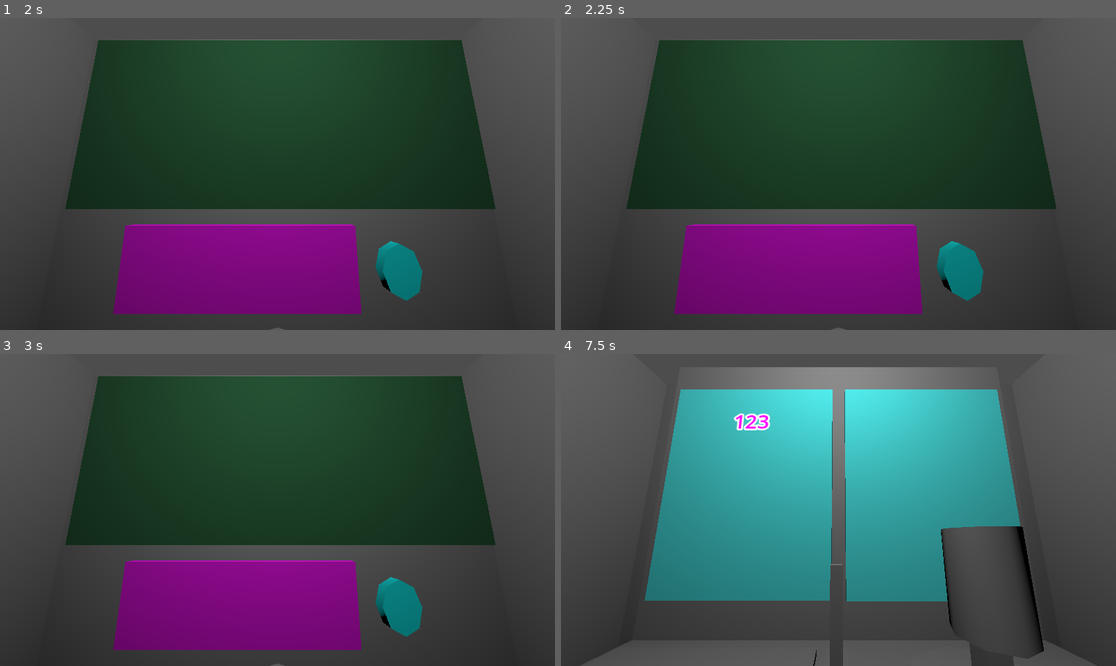
Above: before the commit, frames 1-4 (two rows, left to right).
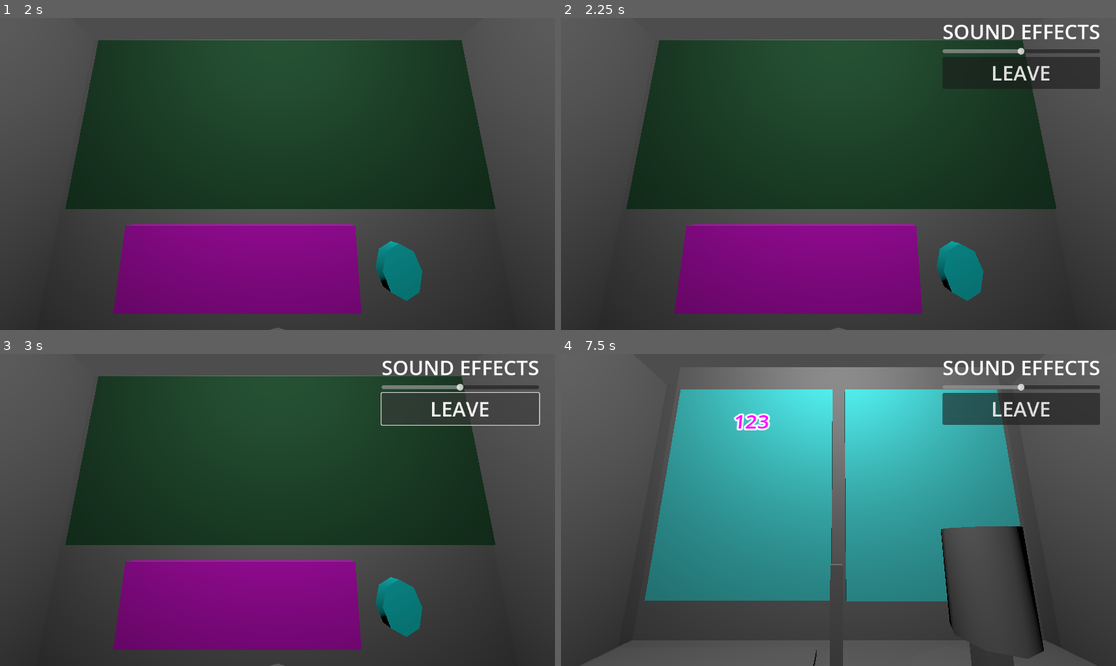
Above: after the commit, the same moments.

Repository: YamatoDev/L-Week-Project-2025
Game: Godot game, scene res://scenes/room.tscn
The game is run twice, just before and just after one commit, with the same random seed, the same clock (stepped at 60 frames per second) and the same inputs. Before the commit the project starts from res://room.tscn.
Inputs (mouse positions are in pixels of both pictures, inside the frame that each line leads up to):
- Up to frame 1 (2 s): click "START" at 0.5 s; click "START" at 1.25 s
- Up to frame 2 (2.25 s): tap Enter at 2 s; move the mouse to (960, 158) at 2.02 s; hold Backspace (toggle_sound, bound only after the commit) from 2.03 s (still down); click (960, 158) at 2.17 s
- Up to frame 3 (3 s): release Backspace (toggle_sound, bound only after the commit) at 2.75 s; click (460, 410) at 2.75 s, where only the run after the commit has a clickable "LEAVE"
- Up to frame 4 (7.5 s): click (1021, 410) at 3.5 s, where only the run after the commit has a clickable "LEAVE"; click (1021, 410) at 4.25 s, where only the run after the commit has a clickable "LEAVE"; tap Space at 5, 6.5 s; drag from (727, 525) to (810, 572) at 5.02 s; tap Enter at 5.75, 7.25 s; move the mouse to (894, 441) at 5.77 s; hold Backspace (toggle_sound, bound only after the commit) 5.78-6.5 s; click (894, 441) at 5.92 s; drag from (810, 572) to (672, 463) at 6.52 s; move the mouse to (1005, 556) at 7.27 s; hold Tab (change_cam) from 7.28 s (still down); click (1005, 556) at 7.42 s

Frame 1 is identical in both runs. In frame 2, 2.5% of the frame differs, in the area x 68-98%, y 2-23%; in frame 3, 1.4%; in frame 4, 3.8%.

Commit message:
added audio toggle

Diff:
--- /dev/null
+++ b/default_bus_layout.tres
@@ -0,0 +1,9 @@
+[gd_resource type="AudioBusLayout" format=3 uid="uid://dkwx535aoewuw"]
+
+[resource]
+bus/1/name = &"sfx"
+bus/1/solo = false
+bus/1/mute = false
+bus/1/bypass_fx = false
+bus/1/volume_db = 0.0
+bus/1/send = &"Master"
--- /dev/null
+++ b/placeholders/audio_panel.tscn
@@ -0,0 +1,82 @@
+[gd_scene load_steps=3 format=3 uid="uid://congokxv5sgu5"]
+
+[ext_resource type="Script" path="res://scripts/volume_slider.gd" id="1_0or1g"]
+[ext_resource type="Script" path="res://placeholders/audio_panel.gd" id="1_vfd8s"]
+
+[node name="AudioPanel" type="Panel"]
+anchors_preset = 15
+anchor_right = 1.0
+anchor_bottom = 1.0
+offset_right = -689.0
+offset_bottom = -459.0
+grow_horizontal = 2
+grow_vertical = 2
+script = ExtResource("1_vfd8s")
+
+[node name="VBoxContainer2" type="VBoxContainer" parent="."]
+layout_mode = 1
+anchors_preset = 8
+anchor_left = 0.5
+anchor_top = 0.5
+anchor_right = 0.5
+anchor_bottom = 0.5
+offset_left = -219.0
+offset_top = -82.0
+offset_right = 218.0
+offset_bottom = 79.0
+grow_horizontal = 2
+grow_vertical = 2
+
+[node name="MasterLabel" type="Label" parent="VBoxContainer2"]
+visible = false
+layout_mode = 2
+theme_override_font_sizes/font_size = 42
+text = "MASTER"
+horizontal_alignment = 1
+
+[node name="MasterSlider" type="HSlider" parent="VBoxContainer2"]
+visible = false
+layout_mode = 2
+min_value = 0.001
+max_value = 2.0
+step = 0.1
+value = 0.001
+script = ExtResource("1_0or1g")
+bus_name = "Master"
+
+[node name="BGMLabel" type="Label" parent="VBoxContainer2"]
+visible = false
+layout_mode = 2
+theme_override_font_sizes/font_size = 42
+text = "BACKGROUND MUSIC"
+horizontal_alignment = 1
+
+[node name="BGMSlider" type="HSlider" parent="VBoxContainer2"]
+visible = false
+layout_mode = 2
+min_value = 0.001
+max_value = 2.0
+step = 0.1
+value = 0.001
+script = ExtResource("1_0or1g")
+bus_name = "bgm"
+
+[node name="SFXLabel" type="Label" parent="VBoxContainer2"]
+layout_mode = 2
+theme_override_font_sizes/font_size = 42
+text = "SOUND EFFECTS"
+horizontal_alignment = 1
+
+[node name="SFXSlider" type="HSlider" parent="VBoxContainer2"]
+layout_mode = 2
+min_value = 0.001
+max_value = 2.0
+step = 0.1
+value = 0.001
+script = ExtResource("1_0or1g")
+bus_name = "sfx"
+
+[node name="Leave" type="Button" parent="VBoxContainer2"]
+layout_mode = 2
+theme_override_font_sizes/font_size = 42
+text = "LEAVE"
--- a/project.godot
+++ b/project.godot
@@ -37,3 +37,8 @@
 "events": [Object(InputEventKey,"resource_local_to_scene":false,"resource_name":"","device":0,"window_id":0,"alt_presse …(194 unchanged characters)…
 ]
 }
+toggle_sound={
+"deadzone": 0.2,
+"events": [Object(InputEventKey,"resource_local_to_scene":false,"resource_name":"","device":0,"window_id":0,"alt_pressed":false,"shift_pressed":false,"ctrl_pressed":false,"meta_pressed":false,"pressed":false,"keycode":0,"physical_keycode":4194308,"key_label":0,"unicode":0,"location":0,"echo":false,"script":null)
+]
+}
--- /dev/null
+++ b/scenes/audio_panel.gd
@@ -0,0 +1,24 @@
+extends Panel
+
+var toggle := false
+var last_toggle_time := 0
+var toggle_cooldown := 500
+
+func _input(event):
+	if Input.is_action_pressed("toggle_sound"):
+		_try_toggle_camera_rotation()
+
+
+func _try_toggle_camera_rotation():
+	var now = Time.get_ticks_msec()
+	if now - last_toggle_time >= toggle_cooldown:
+		_toggle_panel()
+		last_toggle_time = now
+
+func _toggle_panel():
+	if(toggle):
+		toggle = !toggle
+		hide()
+	else:
+		toggle = !toggle
+		show()
--- /dev/null
+++ b/scenes/audio_panel.tscn
@@ -0,0 +1,83 @@
+[gd_scene load_steps=3 format=3 uid="uid://djl6nf88wdghv"]
+
+[ext_resource type="Script" uid="uid://7bu8k4rys84v" path="res://scripts/volume_slider.gd" id="1_0or1g"]
+[ext_resource type="Script" uid="uid://dcvd2kdbspe5j" path="res://scenes/audio_panel.gd" id="1_74cmt"]
+
+[node name="AudioPanel" type="Panel"]
+anchors_preset = 1
+anchor_left = 1.0
+anchor_right = 1.0
+offset_left = -252.0
+offset_top = 75.0
+offset_right = -252.0
+offset_bottom = 75.0
+grow_horizontal = 0
+script = ExtResource("1_74cmt")
+
+[node name="VBoxContainer2" type="VBoxContainer" parent="."]
+layout_mode = 1
+anchors_preset = 8
+anchor_left = 0.5
+anchor_top = 0.5
+anchor_right = 0.5
+anchor_bottom = 0.5
+offset_left = -108.0
+offset_top = -76.0
+offset_right = 219.0
+offset_bottom = 72.0
+grow_horizontal = 2
+grow_vertical = 2
+
+[node name="MasterLabel" type="Label" parent="VBoxContainer2"]
+visible = false
+layout_mode = 2
+theme_override_font_sizes/font_size = 42
+text = "MASTER"
+horizontal_alignment = 1
+
+[node name="MasterSlider" type="HSlider" parent="VBoxContainer2"]
+visible = false
+layout_mode = 2
+min_value = 0.001
+max_value = 2.0
+step = 0.1
+value = 0.001
+script = ExtResource("1_0or1g")
+bus_name = "Master"
+
+[node name="BGMLabel" type="Label" parent="VBoxContainer2"]
+visible = false
+layout_mode = 2
+theme_override_font_sizes/font_size = 42
+text = "BACKGROUND MUSIC"
+horizontal_alignment = 1
+
+[node name="BGMSlider" type="HSlider" parent="VBoxContainer2"]
+visible = false
+layout_mode = 2
+min_value = 0.001
+max_value = 2.0
+step = 0.1
+value = 0.001
+script = ExtResource("1_0or1g")
+bus_name = "bgm"
+
+[node name="SFXLabel" type="Label" parent="VBoxContainer2"]
+layout_mode = 2
+theme_override_font_sizes/font_size = 42
+text = "SOUND EFFECTS"
+horizontal_alignment = 1
+
+[node name="SFXSlider" type="HSlider" parent="VBoxContainer2"]
+layout_mode = 2
+min_value = 0.001
+max_value = 2.0
+step = 0.1
+value = 0.001
+script = ExtResource("1_0or1g")
+bus_name = "sfx"
+
+[node name="Leave" type="Button" parent="VBoxContainer2"]
+layout_mode = 2
+theme_override_font_sizes/font_size = 42
+text = "LEAVE"
--- a/room.tscn
+++ b/scenes/room.tscn
@@ -1,7 +1,8 @@
-[gd_scene load_steps=16 format=3 uid="uid://bktbx3whhvrkq"]
+[gd_scene load_steps=17 format=3 uid="uid://bktbx3whhvrkq"]
 
 [ext_resource type="Script" uid="uid://fgpdypbpw40x" path="res://scripts/camera_3d.gd" id="1_4o3f6"]
 [ext_resource type="Script" uid="uid://bc1joflqae7ks" path="res://scripts/screen.gd" id="1_bisa2"]
+[ext_resource type="PackedScene" uid="uid://djl6nf88wdghv" path="res://scenes/audio_panel.tscn" id="1_tk5fv"]
 [ext_resource type="Material" uid="uid://bvpf5l285dyqe" path="res://placeholders/materials/Base.tres" id="2_8cv3p"]
 [ext_resource type="Material" uid="uid://b0qat7hopsrhb" path="res://placeholders/materials/Tracen.tres" id="4_8cv3p"]
 [ext_resource type="Script" uid="uid://s301iqgyeycs" path="res://scripts/monster_data.gd" id="4_mb7s7"]
@@ -10,7 +11,7 @@
 [ext_resource type="Resource" uid="uid://24o66tjeg7be" path="res://placeholders/monster_data/suzuka.tres" id="6_xwbdb"]
 [ext_resource type="Resource" uid="uid://chllexgl30bmp" path="res://placeholders/monster_data/golshi.tres" id="8_mb7s7"]
 [ext_resource type="Script" uid="uid://b4u4d0lwaor02" path="res://scripts/code_manager.gd" id="9_42v8c"]
-[ext_resource type="PackedScene" uid="uid://ccu2lukg30iav" path="res://menu_screen.tscn" id="11_xorjj"]
+[ext_resource type="PackedScene" uid="uid://ccu2lukg30iav" path="res://scenes/menu_screen.tscn" id="11_xorjj"]
 
 [sub_resource type="StandardMaterial3D" id="StandardMaterial3D_88gup"]
 albedo_color = Color(1, 0, 1, 1)
@@ -24,7 +25,7 @@
 albedo_color = Color(0.32549, 1, 1, 1)
 
 [node name="room" type="Node3D"]
-process_mode = 3
+process_mode = 1
 
 [node name="Camera3D" type="Camera3D" parent="."]
 transform = Transform3D(-4.37114e-08, -0.165048, -0.986286, 0, 0.986286, -0.165048, 1, -7.21446e-09, -4.31119e-08, 0.144829, 1.25, 0)
@@ -160,4 +161,8 @@
 [node name="menu_screen" parent="." instance=ExtResource("11_xorjj")]
 process_mode = 3
 
+[node name="AudioPanel" parent="." instance=ExtResource("1_tk5fv")]
+process_mode = 3
+visible = false
+
 [connection signal="request_code_display" from="menu_screen" to="CodeManager" method="_on_menu_screen_request_code_display"]
--- /dev/null
+++ b/scripts/volume_slider.gd
@@ -0,0 +1,16 @@
+extends HSlider
+
+@export var bus_name: String
+var bus_index: int
+
+func _ready() -> void:
+	bus_index = AudioServer.get_bus_index(bus_name)
+
+	var db = AudioServer.get_bus_volume_db(bus_index)
+	value = db_to_linear(db)
+
+	value_changed.connect(_on_value_changed)
+
+func _on_value_changed(value: float) -> void:
+	var safe_value = clamp(value, 0.0001, 5)
+	AudioServer.set_bus_volume_db(bus_index, linear_to_db(safe_value))
Not shown, added: scenes/audio_panel.gd.uid
Renamed: menu_screen.tscn -> scenes/menu_screen.tscn
Not shown, added: scripts/volume_slider.gd.uid
